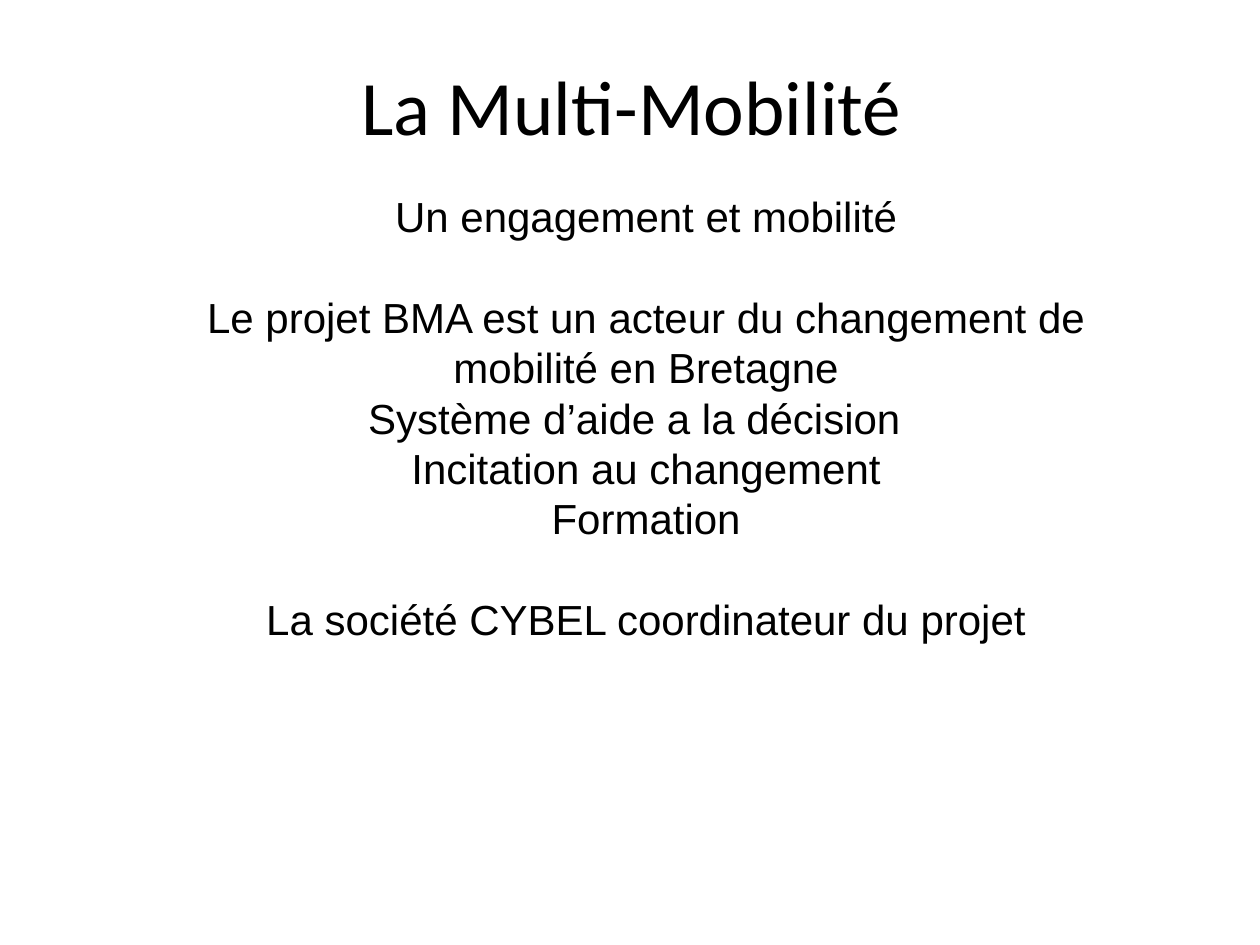
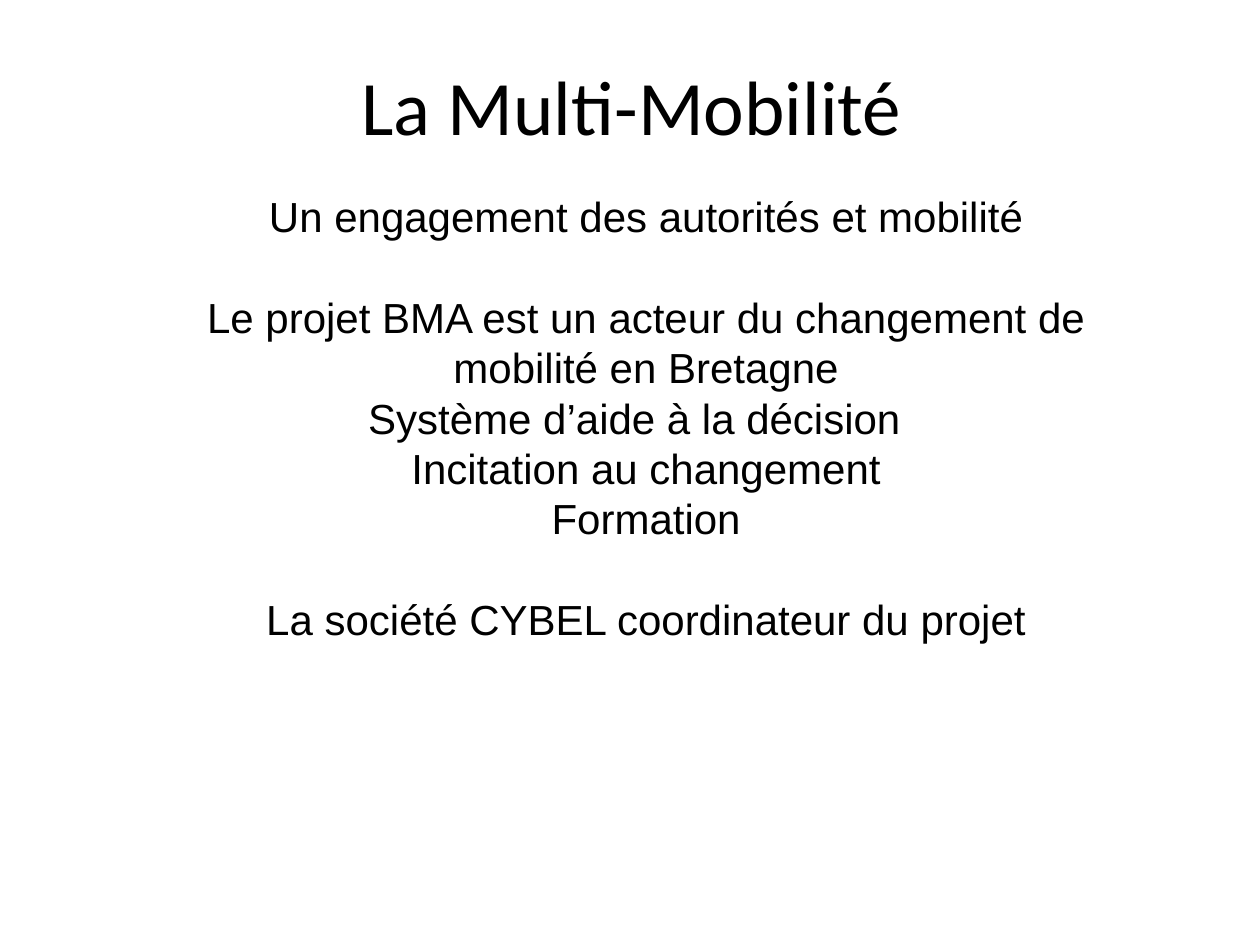
Before and after one commit to gestinronan/Projet-BMA, a slide deck: slide 3 of Documents/ppt-final.ppt. Drawn at 1260x945 pixels with LibreOffice and Linux fonts; fonts in the diff are those of the drawing; background and template pictures are left out. Boxes give left, top, right and bottom in pixels: in the first picture for what was removed or moved away, otherwise in the second. Text is boxed around its words. In the diff, an @@ line names an element or a change of style, - is before the commit and + after.

Commit message:
ppt

```diff
--- a/Documents/ppt-final.ppt
+++ b/Documents/ppt-final.ppt
@@ text at [269, 201, 1023, 240]: text changed @@
-Un engagement et mobilité
+Un engagement des autorités et mobilité
@@ text at [368, 403, 900, 442]: text changed @@
-Système d’aide a la décision
+Système d’aide à la décision
```
Also in this commit, not shown: 4 other slides changed.
